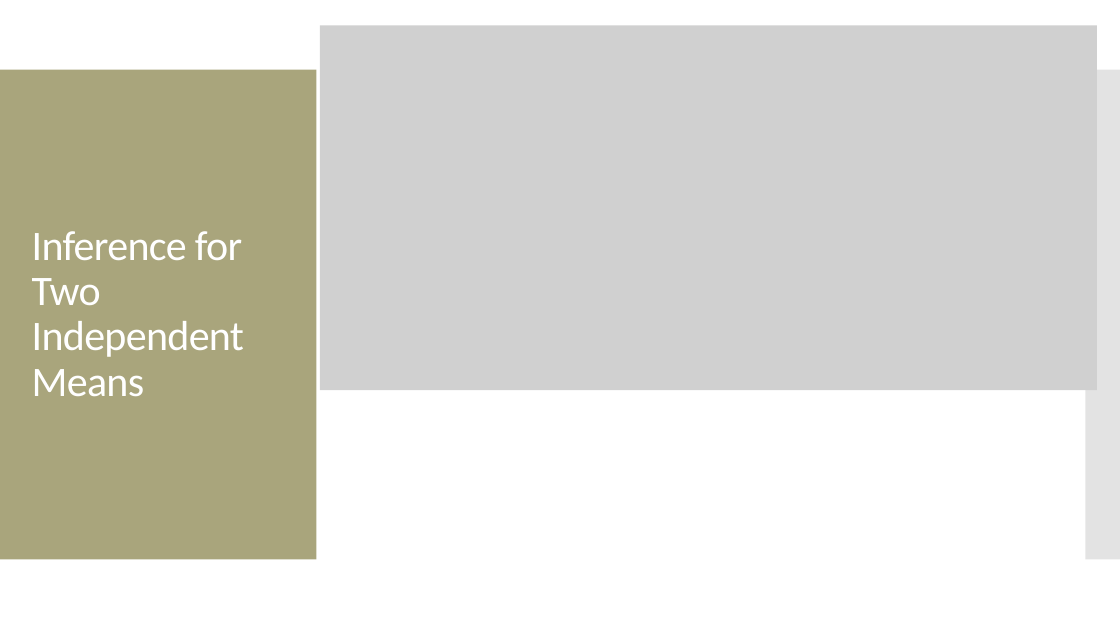
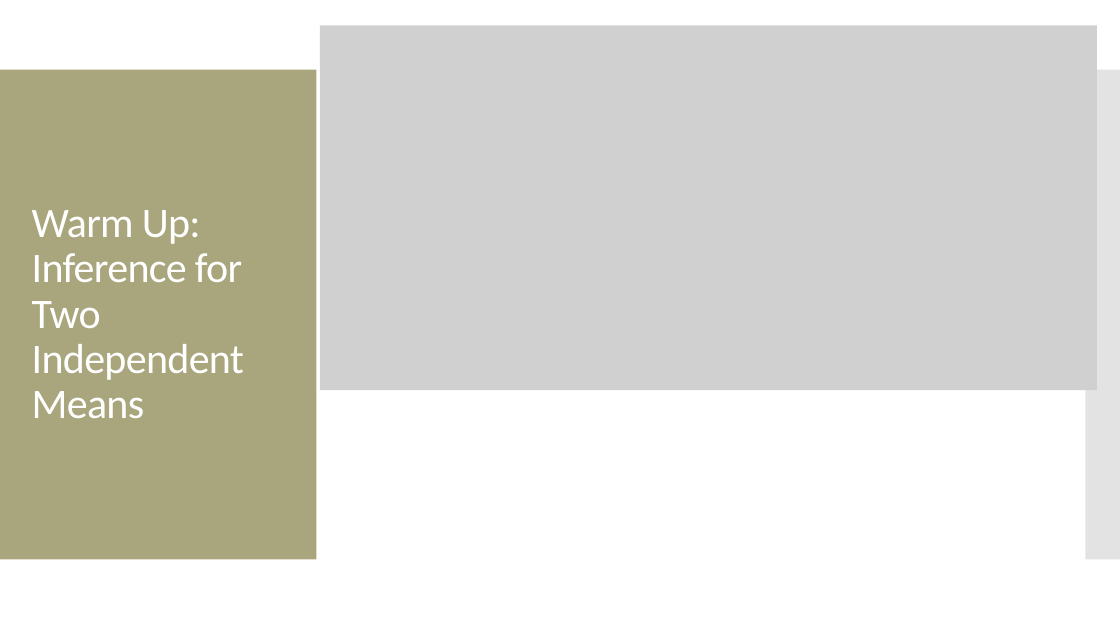
Before and after one commit to amosca01/MATH108-S24, a slide deck: slide 6 of slides/14-numerical-inference-pt2.pptx (slide 5 before the commit). Drawn at 1120x630 pixels with LibreOffice and Linux fonts; fonts in the diff are those of the drawing; grey boxes stand for pictures. Boxes give left, top, right and bottom in pixels: in the first picture for what was removed or moved away, otherwise in the second. Text is boxed around its words. In the diff, an @@ line names an element or a change of style, - is before the commit and + after.

```diff
--- a/slides/14-numerical-inference-pt2.pptx
+++ b/slides/14-numerical-inference-pt2.pptx
@@ title at [32, 210, 244, 418]: text changed @@
-Inference for Two Independent Means
+Warm Up: Inference for Two Independent Means
```
Also in this commit, not shown: 5 other slides changed, 1 slide added, 7 other files.
